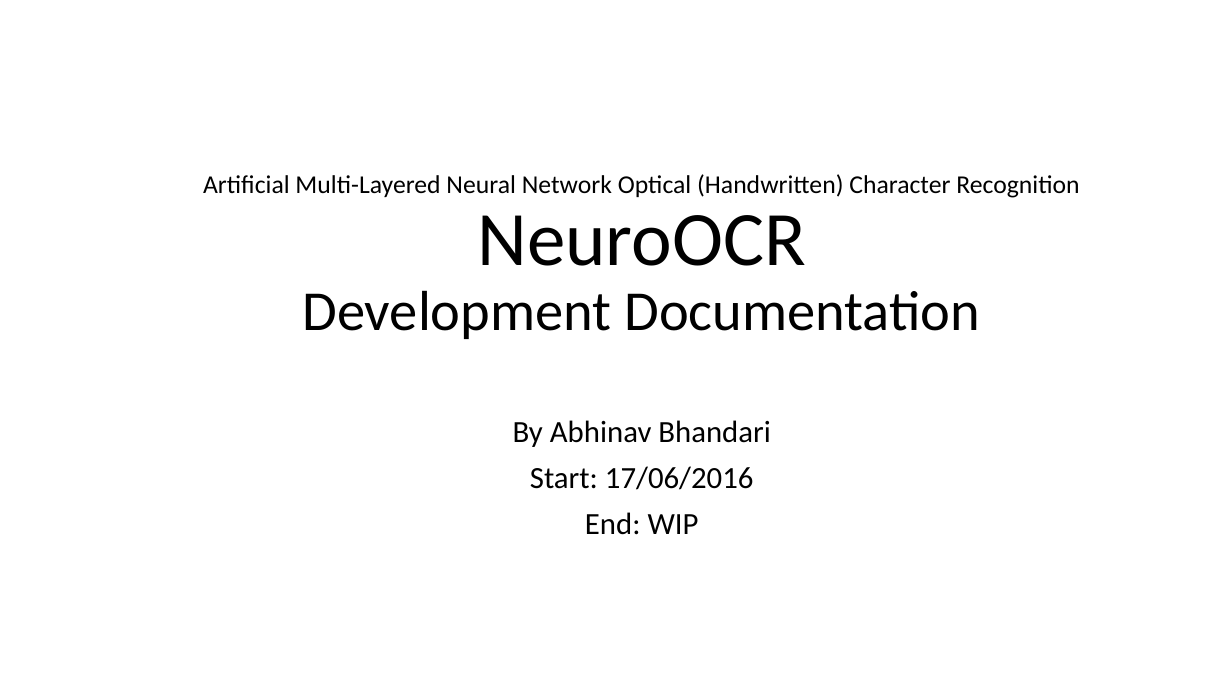
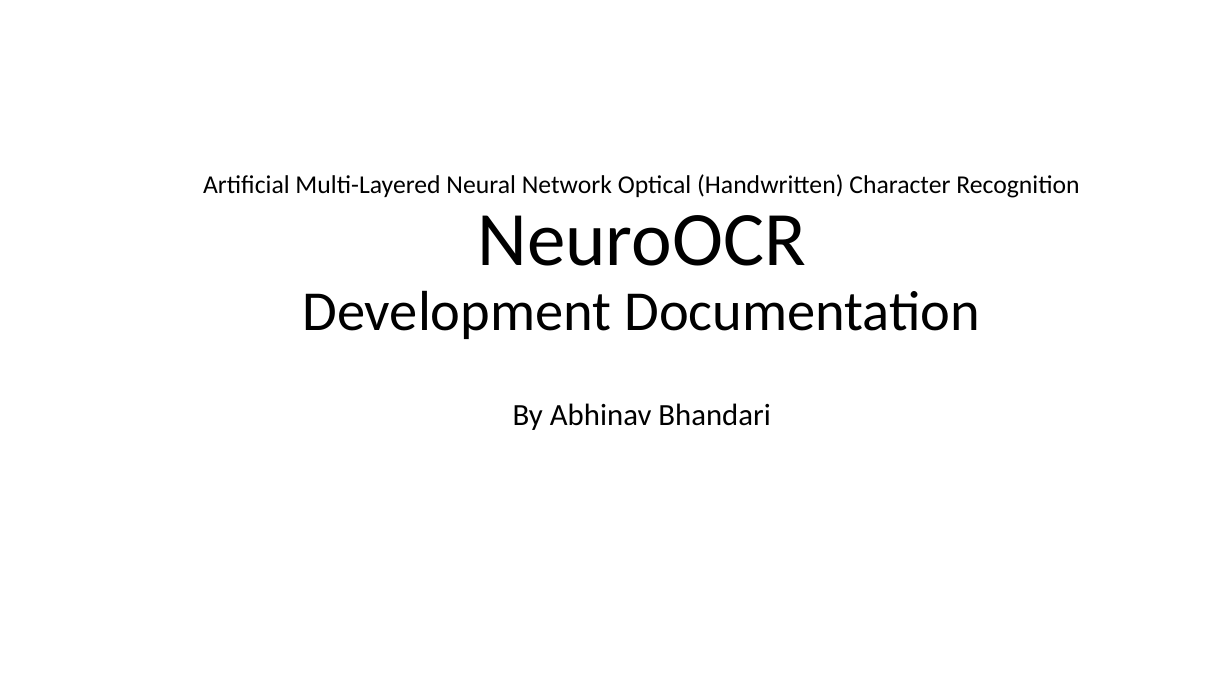
Before and after one commit to PixelZerg/NeuroOCR, a slide deck: slide 1 of NeuroOCR-DevelopmentDocumentation.pptx. Drawn at 1232x693 pixels with LibreOffice and Linux fonts; fonts in the diff are those of the drawing. Boxes give left, top, right and bottom in pixels: in the first picture for what was removed or moved away, otherwise in the second. Text is boxed around its words. In the diff, an @@ line names an element or a change of style, - is before the commit and + after.

```diff
--- a/NeuroOCR-DevelopmentDocumentation.pptx
+++ b/NeuroOCR-DevelopmentDocumentation.pptx
@@ subtitle at box(530, 466, 754, 535): paragraphs removed @@
-Start: 17/06/2016
-End: WIP
```
Also in this commit, not shown: 1 other file.
